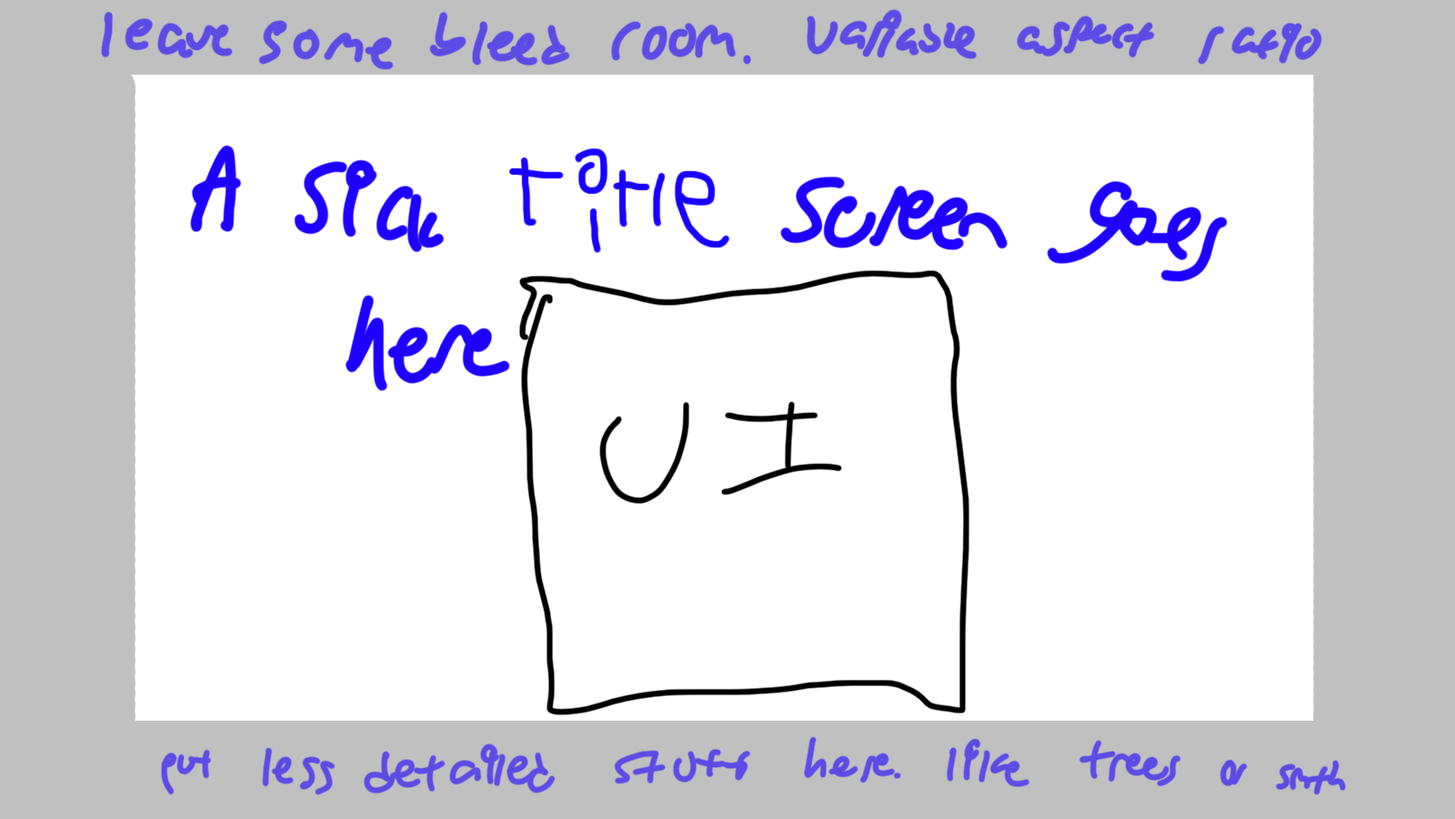
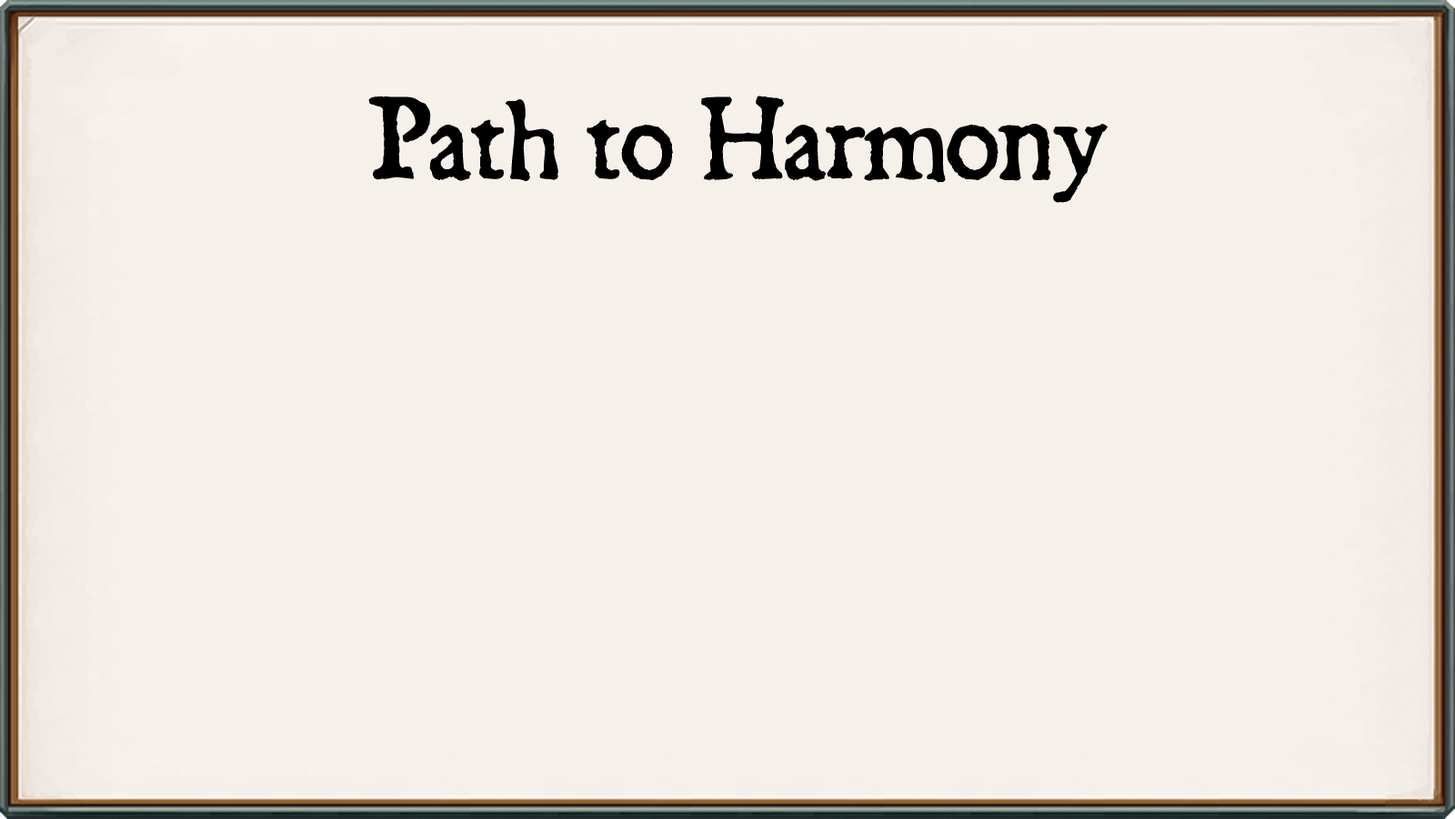
Comparing the layer stacks of the two 1455px x 819px images. Changes:
added layer "Path to Harmony" above "Layer 11" over (368, 95, 1108, 203)
renamed "Layer 1" to "Layer 11", painted on it over (0, 0, 1455, 819)
